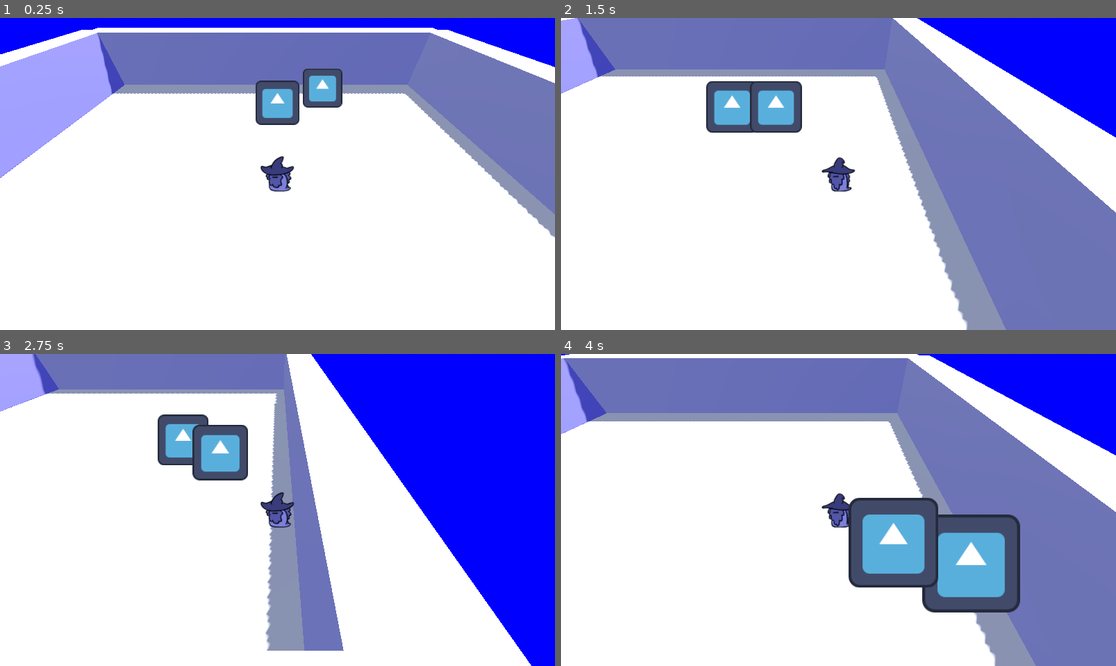
Above: before the commit, frames 1-4 (two rows, left to right).
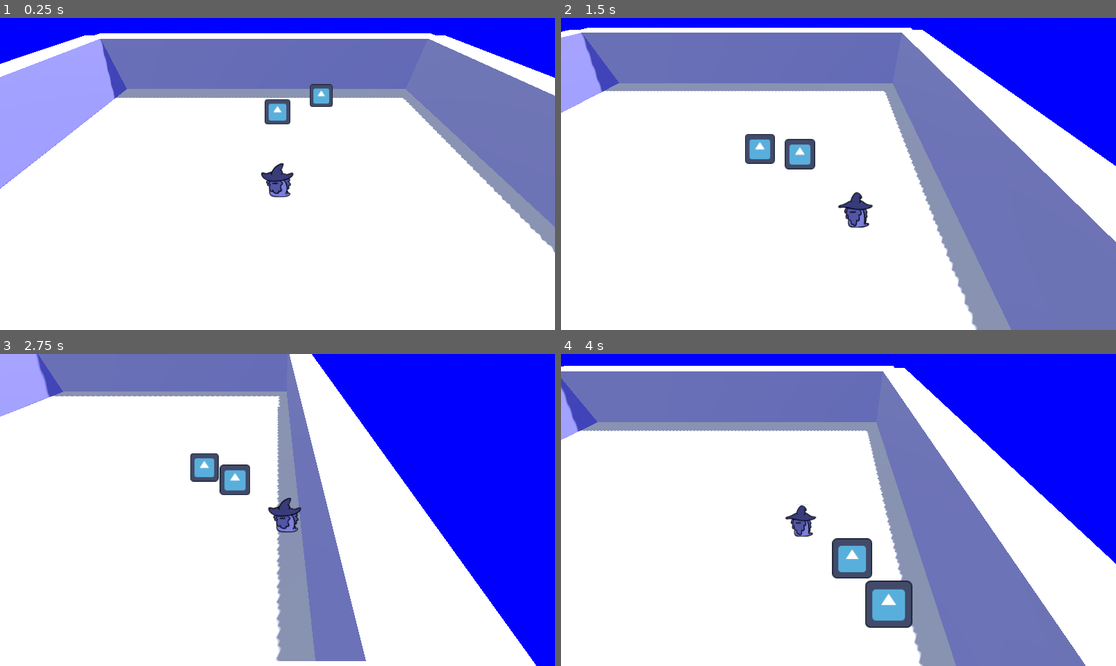
Above: after the commit, the same moments.

Repository: YhagoTomasini/GMTK_026
Game: Godot game, scene res://Scenes/world.tscn
Same seed, same stepped clock (60 frames per second), same inputs: the game is played once before the commit and once after it. The engine's default icon, where the game draws it, is replaced by a stand-in: a white triangle on a blue panel in a dark square.
Inputs:
- Up to frame 1 (0.25 s): no input
- Up to frame 2 (1.5 s): tap Enter (ui_accept) at 0.5, 0.77 s; hold Right (ui_right) 0.53-1.28 s; hold Down (ui_down) from 1.28 s (still down)
- Up to frame 3 (2.75 s): tap Enter (ui_accept) at 1.52 s; release Down (ui_down) at 2.03 s; hold Right (ui_right) from 2.03 s (still down)
- Up to frame 4 (4 s): release Right (ui_right) at 2.78 s; hold Up (ui_up) 2.78-3.53 s; tap Enter (ui_accept) at 3.02, 3.77 s; hold Left (ui_left) from 3.53 s (still down)

The runs differ from the first frame. In frame 1, 9.9% of the frame differs, in the area x 0-100%, y 3-76%; in frame 2, 17%; in frame 3, 9.3%; in frame 4, 43%, in the area x 0-100%, y 0-100%.

Commit message:
Update camera

Diff:
--- a/gmtk-026/Prefabs/main_cam.tscn
+++ b/gmtk-026/Prefabs/main_cam.tscn
@@ -1,5 +1,8 @@
-[gd_scene load_steps=0 format=3 uid="uid://drnegny8nwbfn"]
+[gd_scene load_steps=2 format=3 uid="uid://drnegny8nwbfn"]
+
+[ext_resource type="Script" uid="uid://dgm530mlckaww" path="res://Scripts/main_cam.gd" id="1_r2upo"]
 
 [node name="Main_Cam" type="Camera3D"]
 transform = Transform3D(1, 0, 0, 0, 0.7071068, 0.7071068, 0, -0.7071068, 0.7071068, 0, 0, 0)
 size = 12.65
+script = ExtResource("1_r2upo")
--- a/gmtk-026/Prefabs/player.tscn
+++ b/gmtk-026/Prefabs/player.tscn
@@ -1,7 +1,6 @@
-[gd_scene load_steps=11 format=3 uid="uid://d0tch211y343j"]
+[gd_scene load_steps=10 format=3 uid="uid://d0tch211y343j"]
 
 [ext_resource type="Script" uid="uid://ce0sp0rllv88i" path="res://Scripts/Main_character.gd" id="1_2nftw"]
-[ext_resource type="PackedScene" uid="uid://drnegny8nwbfn" path="res://Prefabs/main_cam.tscn" id="2_knrd4"]
 [ext_resource type="Texture2D" uid="uid://cfkl6r3ab47hw" path="res://Assets/spritesheet.png" id="3_2nftw"]
 [ext_resource type="Script" uid="uid://bqenbxwtndjxk" path="res://Scripts/Look_at_camera.gd" id="4_juxdh"]
 
@@ -51,9 +50,6 @@
 shape = SubResource("SphereShape3D_kln2b")
 debug_color = Color(0.9461712, 5.679429e-06, 0.5867409, 1)
 
-[node name="Main_Cam" parent="." instance=ExtResource("2_knrd4")]
-transform = Transform3D(1, 0, 0, 0, 0.7071068, 0.7071068, 0, -0.7071068, 0.7071068, 0, 3, 3)
-
 [node name="Sprite_MC" type="AnimatedSprite3D" parent="."]
 transform = Transform3D(0.515, 0, 0, 0, 0.515, 0, 0, 0, 0.515, 0, 0, 0)
 modulate = Color(0.50980395, 0.5254902, 1, 1)
--- a/gmtk-026/Prefabs/slime_1.tscn
+++ b/gmtk-026/Prefabs/slime_1.tscn
@@ -1,10 +1,10 @@
 [gd_scene load_steps=6 format=3 uid="uid://cncvv1t8mmyyw"]
 
-[ext_resource type="Script" path="res://Scripts/slime_1.gd" id="1_n3tpi"]
+[ext_resource type="Script" uid="uid://viy85eyns7p1" path="res://Scripts/slime_1.gd" id="1_n3tpi"]
 [ext_resource type="Texture2D" uid="uid://ccqu6e83o71ue" path="res://icon.svg" id="2_5ivo8"]
 [ext_resource type="Script" uid="uid://bqenbxwtndjxk" path="res://Scripts/Look_at_camera.gd" id="4_0lvod"]
 
-[sub_resource type="CapsuleShape3D" id="CapsuleShape3D_n3tpi"]
+[sub_resource type="SphereShape3D" id="SphereShape3D_op0xf"]
 
 [sub_resource type="SpriteFrames" id="SpriteFrames_fw6wf"]
 animations = [{
@@ -25,10 +25,13 @@
 path_height_offset = 0.1
 avoidance_enabled = true
 
-[node name="collision" type="CollisionShape3D" parent="."]
-shape = SubResource("CapsuleShape3D_n3tpi")
+[node name="CollisionShape3D" type="CollisionShape3D" parent="."]
+transform = Transform3D(0.745, 0, 0, 0, 0.745, 0, 0, 0, 0.745, 0, 0, 0)
+shape = SubResource("SphereShape3D_op0xf")
+debug_color = Color(0, 0.6862745, 0.60784316, 1)
 
 [node name="animSprite" type="AnimatedSprite3D" parent="."]
+transform = Transform3D(0.6, 0, 0, 0, 0.6, 0, 0, 0, 0.6, 0, 0, 0)
 sprite_frames = SubResource("SpriteFrames_fw6wf")
 frame_progress = 0.29382774
 script = ExtResource("4_0lvod")
--- a/gmtk-026/Scenes/world.tscn
+++ b/gmtk-026/Scenes/world.tscn
@@ -1,8 +1,9 @@
-[gd_scene load_steps=8 format=3 uid="uid://cu7b3aajynyi1"]
+[gd_scene load_steps=9 format=3 uid="uid://cu7b3aajynyi1"]
 
-[ext_resource type="Script" path="res://Scripts/main.gd" id="1_5ukr8"]
+[ext_resource type="Script" uid="uid://c7ugqifkg1c4x" path="res://Scripts/main.gd" id="1_5ukr8"]
 [ext_resource type="PackedScene" uid="uid://d0tch211y343j" path="res://Prefabs/player.tscn" id="3_5a7ea"]
-[ext_resource type="PackedScene" path="res://Prefabs/slime_1.tscn" id="5_5v1tr"]
+[ext_resource type="PackedScene" uid="uid://drnegny8nwbfn" path="res://Prefabs/main_cam.tscn" id="4_8j60k"]
+[ext_resource type="PackedScene" uid="uid://cncvv1t8mmyyw" path="res://Prefabs/slime_1.tscn" id="5_5v1tr"]
 
 [sub_resource type="ProceduralSkyMaterial" id="ProceduralSkyMaterial_rgh2o"]
 sky_top_color = Color(0.56141526, 0.6186141, 0.864485, 1)
@@ -72,3 +73,7 @@
 transform = Transform3D(1, 0, 0, 0, 1, 0, 0, 0, 1, 1.6252732, 0, -4.0693426)
 
 [node name="player" parent="." instance=ExtResource("3_5a7ea")]
+
+[node name="Main_Cam" parent="." node_paths=PackedStringArray("player") instance=ExtResource("4_8j60k")]
+transform = Transform3D(1, 0, 0, 0, 0.7071068, 0.7071068, 0, -0.7071068, 0.7071068, 0, 3, 3)
+player = NodePath("../player")
--- /dev/null
+++ b/gmtk-026/Scripts/main_cam.gd
@@ -0,0 +1,16 @@
+extends Camera3D
+
+@export var player : Node3D
+@export var velo : float = 4.8
+
+var offset : Vector3
+
+func _ready() -> void:
+	offset = global_position - player.global_position
+
+func _physics_process(delta: float) -> void:
+	if !player:
+		return
+
+	var destiny = player.global_position + offset
+	global_position = global_position.lerp(destiny, velo * delta)
Not shown, added: gmtk-026/Scripts/main_cam.gd.uid
